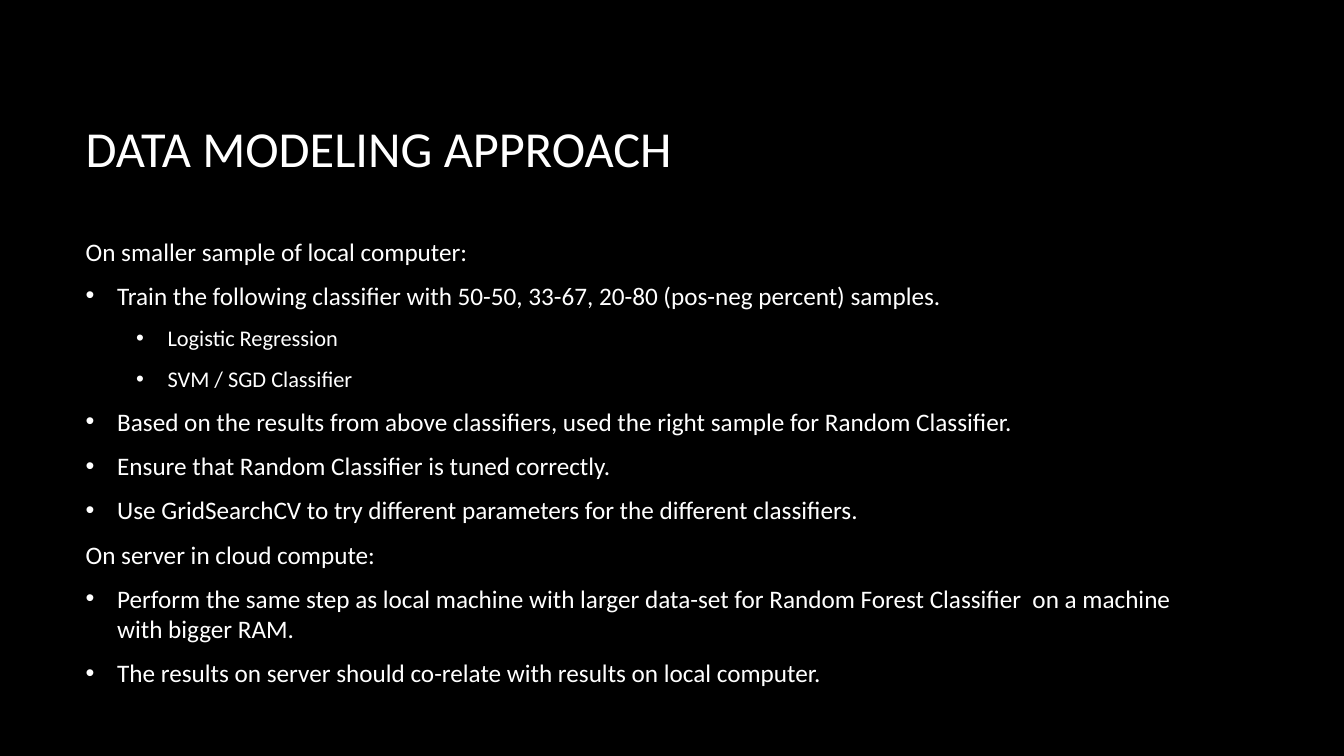
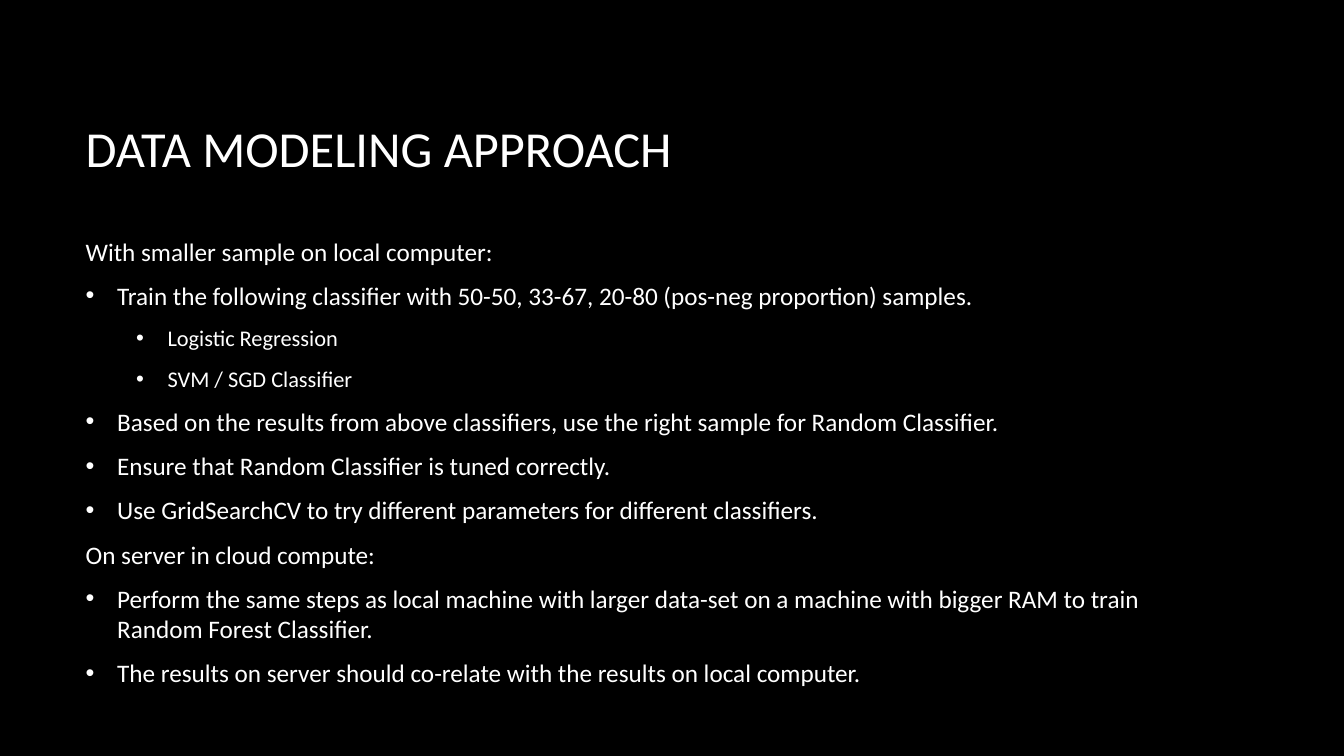
Before and after one commit to ameeshbaxi/data_science_workshop, a slide deck: slide 8 of capstone_project/slides/predict_ctr_abaxi.pptx. Drawn at 1344x756 pixels with LibreOffice and Linux fonts; fonts in the diff are those of the drawing; background and template pictures are left out. Boxes give left, top, right and bottom in pixels: in the first picture for what was removed or moved away, otherwise in the second. Text is boxed around its words. In the diff, an @@ line names an element or a change of style, - is before the commit and + after.

```diff
--- a/capstone_project/slides/predict_ctr_abaxi.pptx
+++ b/capstone_project/slides/predict_ctr_abaxi.pptx
@@ text at <box>86,243,972,310</box>: text changed @@
-On smaller sample of local computer:
-• Train the following classifier with 50-50, 33-67, 20-80 (pos-neg percent) samples.
+With smaller sample on local computer:
+• Train the following classifier with 50-50, 33-67, 20-80 (pos-neg proportion) samples.
@@ text at <box>117,413,998,436</box>: text changed @@
-• Based on the results from above classifiers, used the right sample for Random Classifier.
+• Based on the results from above classifiers, use the right sample for Random Classifier.
@@ text at <box>117,501,817,523</box>: text changed @@
-• Use GridSearchCV to try different parameters for the different classifiers.
+• Use GridSearchCV to try different parameters for different classifiers.
@@ text at <box>117,590,1139,686</box>: text changed @@
-• Perform the same step as local machine with larger data-set for Random Forest Classifier on a machine with bigger RAM.
-• The results on server should co-relate with results on local computer.
+• Perform the same steps as local machine with larger data-set on a machine with bigger RAM to train Random Forest Classifier.
+• The results on server should co-relate with the results on local computer.
```
Also in this commit, not shown: 14 other slides changed, 2 slides added, 1 other file.
